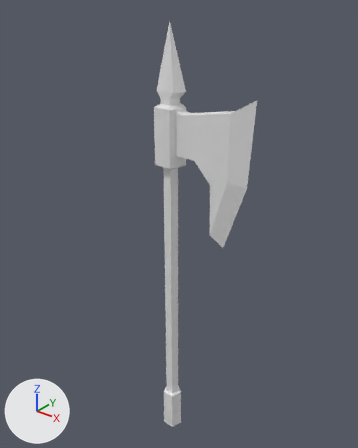
An edit to the FBX model Magic Game/Assets/_Project/Graphics/Models/Props/WeaponRack/Axe01.fbx, drawn before and after from the same camera.
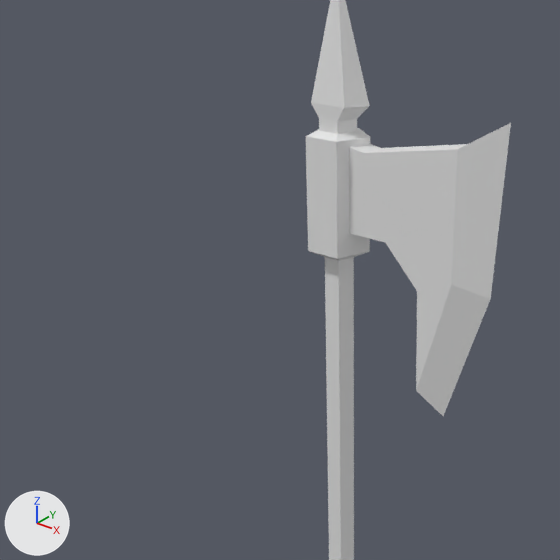
Each version is shown whole from a 50 mm camera at (-15.87, -3.77, 5.32) aimed at (-19.05, 0.2, 2.86), then close up on the part from 0% to 79% of the width and 9% to 72% of the height. The axes (+X, +Y, +Z) are drawn at lower left. The lights are the same throughout.
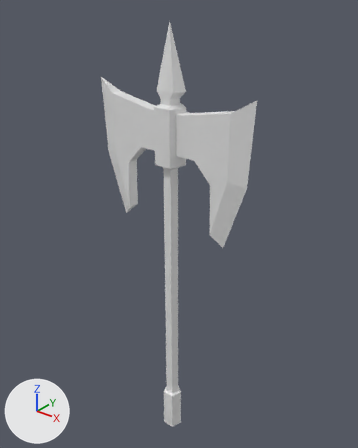
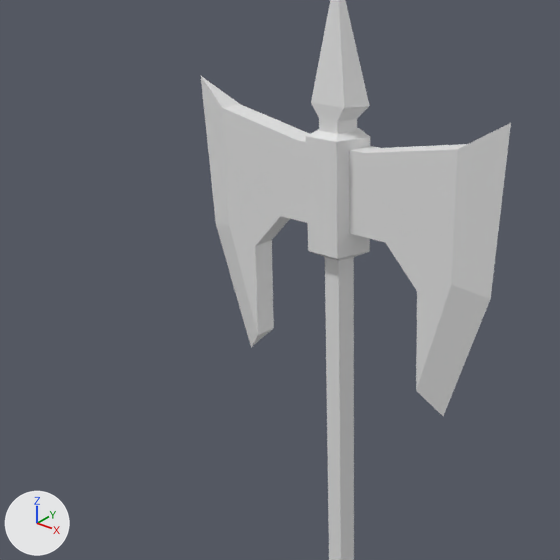
The newer file is also rescaled (x0.26), turned or shifted as a whole; pictures and numbers use the older file's frame.

Boxes [x1, y1, x2, y2] around the edits, measured in the close-ups (560 x 560 px):
'Cylinder.035', reshaped
    before: [306, 0, 511, 560]
    after: [201, 0, 511, 560]
part 1 of me_cylinder_027, built on
    before: [349, 144, 385, 242]
    after: [201, 76, 385, 347]

Patch to the scene script:
```diff
--- a/Magic Game/Assets/_Project/Graphics/Models/Props/WeaponRack/Axe01.fbx.py
+++ b/Magic Game/Assets/_Project/Graphics/Models/Props/WeaponRack/Axe01.fbx.py
@@ me_cylinder_027 @@
 # used by ob_cylinder_035; location = (-19.0, 0.0, 0.0)
-me_cylinder_027.from_pydata(...)  # 66 vertices, 69 faces; spans x -0.17..0.97, y -0.14..0.17, z 0.0..5.01
+me_cylinder_027.from_pydata(...)  # 77 vertices, 84 faces; spans x -0.97..0.97, y -0.14..0.17, z 0.0..5.01
+# me_cylinder_027 part 1
+# 4 vertices are removed from x 0.0, y -0.07..0.07, z 3.76..4.22
+# 4 faces are deleted
+# 10 vertices are added at x -0.97..-0.21, y -0.07..0.07, z 2.88..4.42
+# 5 new vertices lie (0.0, 0.14, 0.0) away from vertices in x -0.74..-0.21, y -0.07, z 3.01..4.28
+# 19 new faces join them
```
